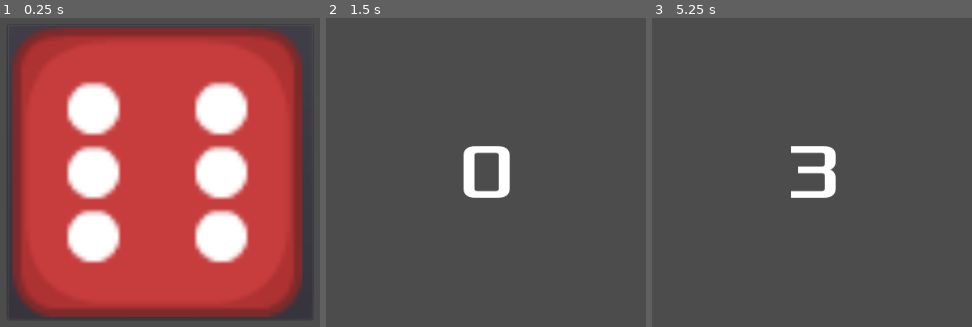
Above: before the commit, frames 1-3 (left to right).
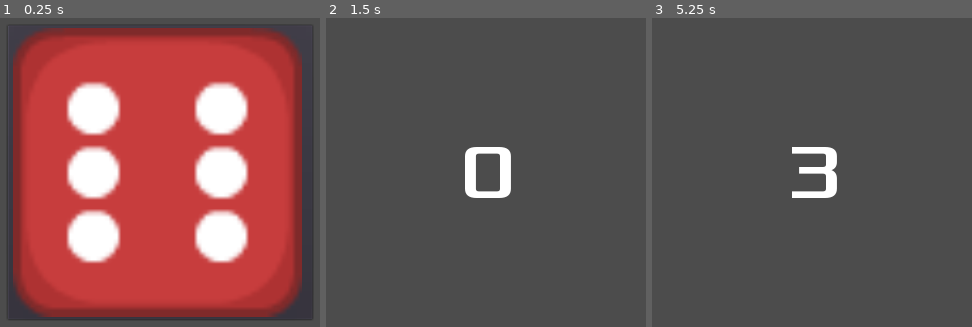
Above: after the commit, the same moments.

Repository: VetoPlayer/dices_of_ur
Game: Godot game, scene res://Main.tscn
The game is run twice, just before and just after one commit, with the same random seed, the same clock (stepped at 60 frames per second) and the same inputs.
Inputs (mouse positions are in pixels of both pictures, inside the frame that each line leads up to):
- Up to frame 1 (0.25 s): no input
- Up to frame 2 (1.5 s): click (486, 172) at 0.5 s; tap Enter at 1.25 s
- Up to frame 3 (5.25 s): tap Space at 2, 4.25 s; click (812, 172) at 2.75 s; tap Enter at 3.5 s; click (812, 172) at 5 s

The runs differ from the first frame. In frame 1, 0.4% of the frame differs, in the area x 3-95%, y 15-84%; in frame 2, 0.5%, in the area x 42-58%, y 41-59%; in frame 3, 0.4%.

Commit message:
Adding first build

Diff:
--- a/project.godot
+++ b/project.godot
@@ -20,6 +20,15 @@
 run/main_scene="res://Main.tscn"
 config/icon="res://icon.png"
 
+[display]
+
+window/stretch/mode="2d"
+window/stretch/aspect="keep"
+
+[input_devices]
+
+pointing/emulate_touch_from_mouse=true
+
 [rendering]
 
 environment/default_environment="res://default_env.tres"
Not shown, added: export_presets.cfg
Not shown, added: DiceOFUr.apk
